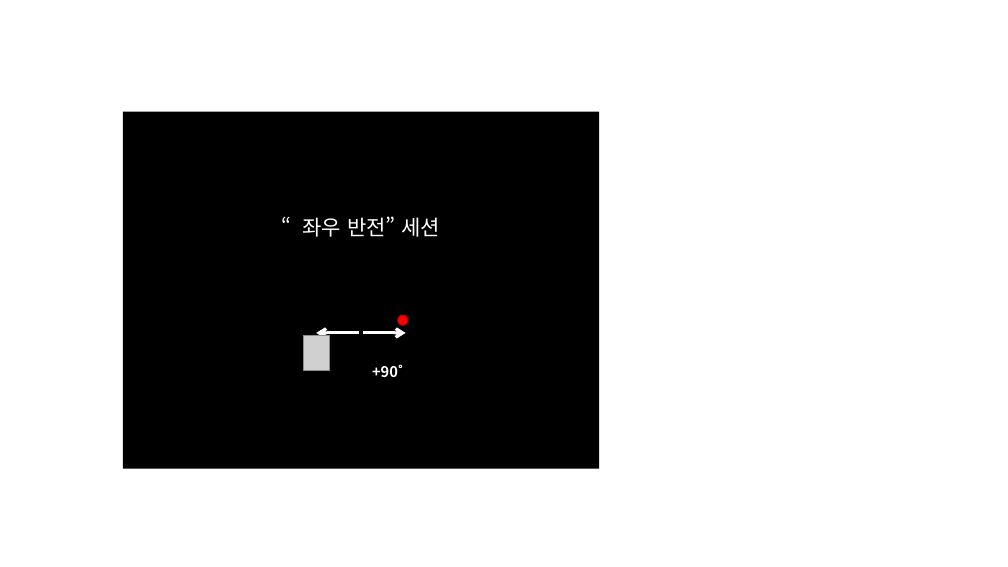
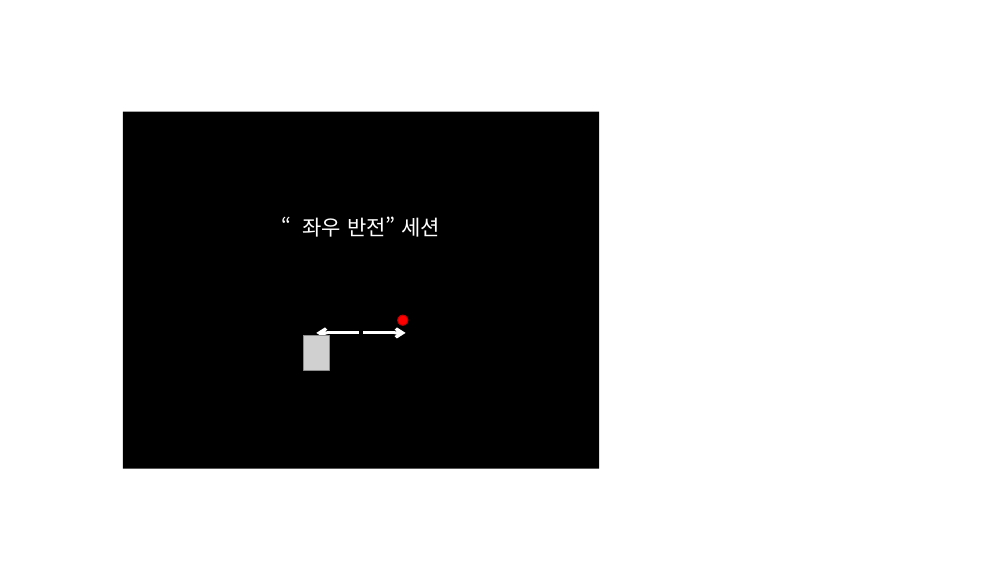
Before and after one commit to YJ-0000/2023_Representation_3LV_duringAdaptation, a slide deck: slide 6 of Code_ExperimentMVPA/Image/InstructionPPT.pptx. Drawn at 1008x567 pixels with LibreOffice and Linux fonts; fonts in the diff are those of the drawing; grey boxes stand for pictures. Boxes give left, top, right and bottom in pixels: in the first picture for what was removed or moved away, otherwise in the second. Text is boxed around its words. In the diff, an @@ line names an element or a change of style, - is before the commit and + after.

```diff
--- a/Code_ExperimentMVPA/Image/InstructionPPT.pptx
+++ b/Code_ExperimentMVPA/Image/InstructionPPT.pptx
@@ text removed at (x1=372, y1=364, x2=403, y2=377) @@
-+90˚
```
Also in this commit, not shown: 2 other files.
